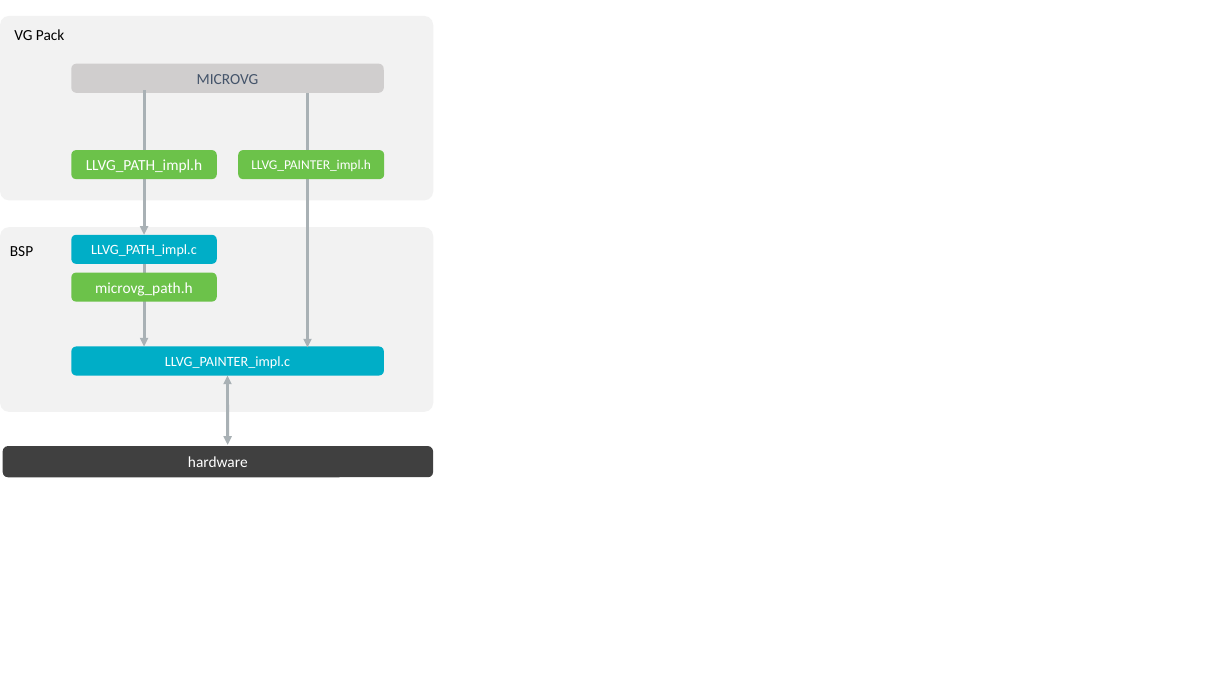
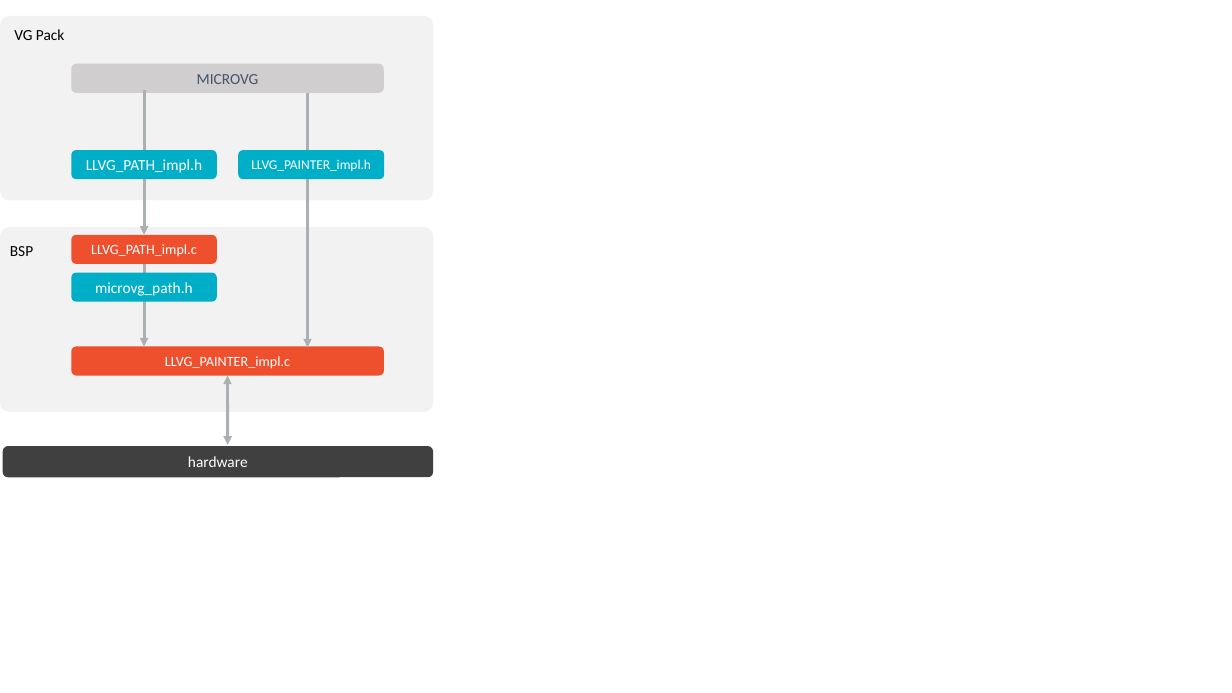
Before and after one commit to MicroEJ/docs, a slide deck: slide 4 of VEEPortingGuide/images/vgLL.pptx. Drawn at 1232x693 pixels with LibreOffice and Linux fonts; fonts in the diff are those of the drawing. Boxes give left, top, right and bottom in pixels: in the first picture for what was removed or moved away, otherwise in the second. Text is boxed around its words. In the diff, an @@ line names an element or a change of style, - is before the commit and + after.

```diff
--- a/VEEPortingGuide/images/vgLL.pptx
+++ b/VEEPortingGuide/images/vgLL.pptx
@@ fill #6CC24A to #00AEC7 in 3 elements at <box>71,273,216,301</box>, <box>238,150,384,178</box>, <box>71,150,216,178</box> @@
@@ rounded rectangle "LLVG_PATH_impl.c" at <box>71,235,216,263</box>: fill #00AEC7 to #EE502E @@
@@ rounded rectangle "LLVG_PAINTER_impl.c" at <box>71,347,384,375</box>: fill #00AEC7 to #EE502E @@
```
Also in this commit, not shown: 7 other slides changed, 16 other files.
